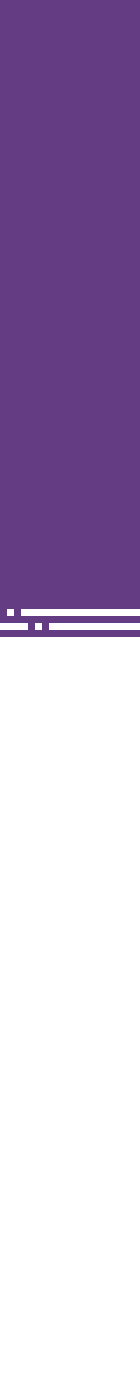
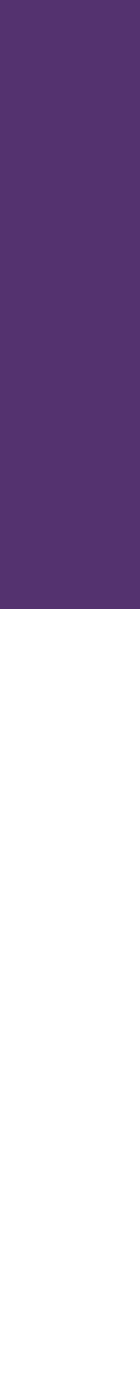
Before/after of a w=140, h=1400 layered artwork. What changed in the layer stack:
painted on "Fundo" over <box>0,0,140,637</box>
